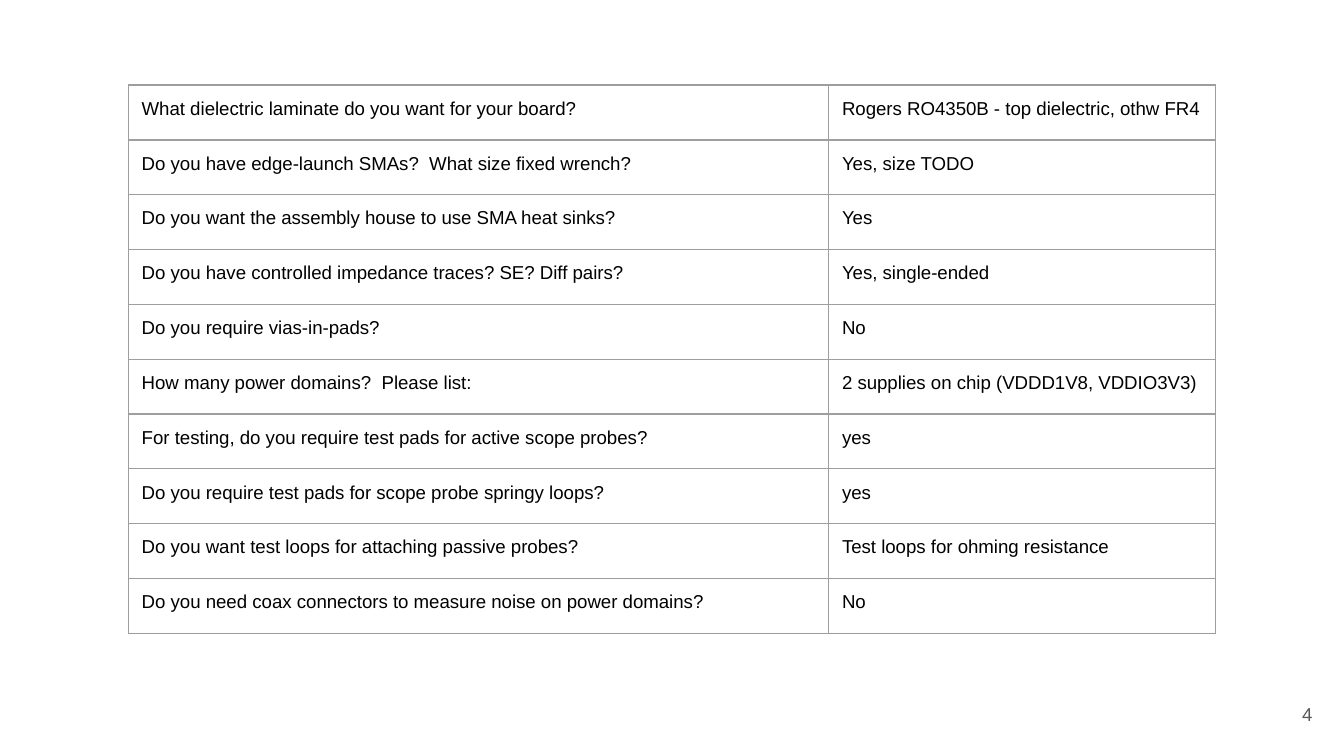
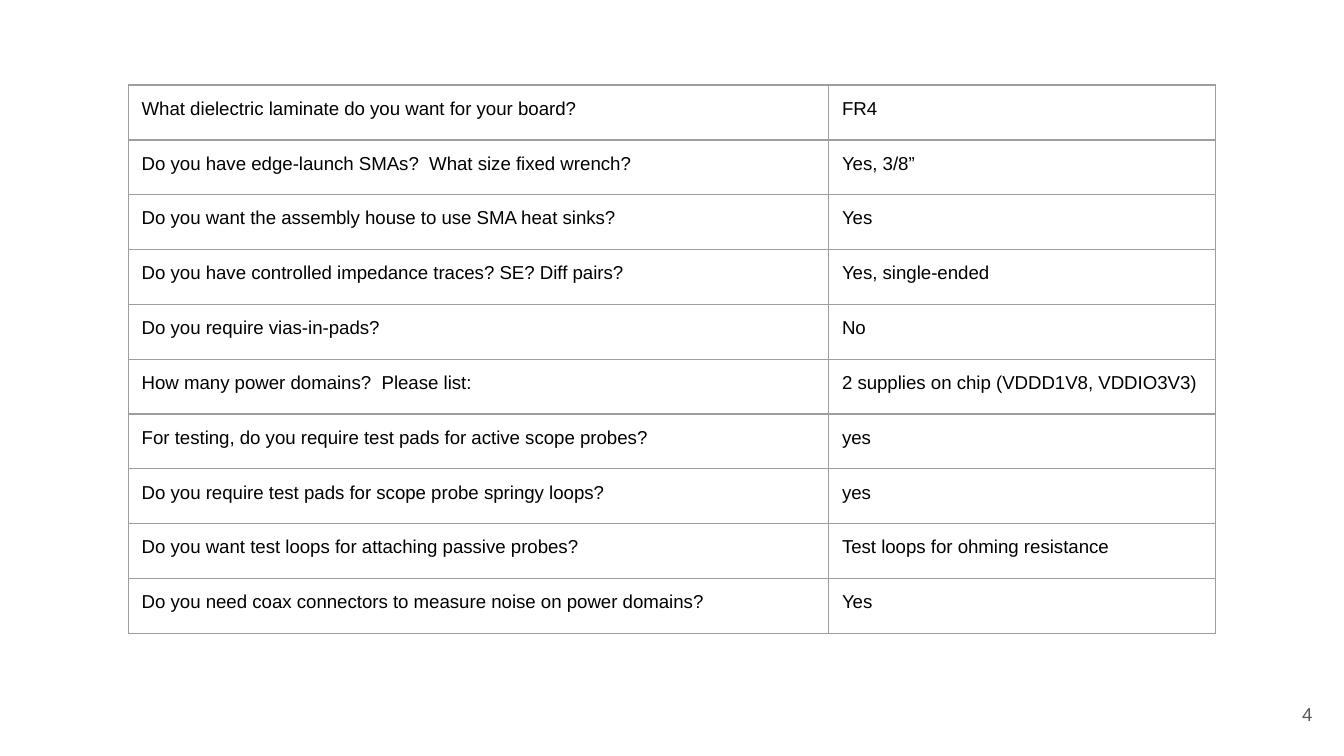
Before and after one commit to rahulk29/stac-pcb, a slide deck: slide 4 of Files_for_TestPlan_BoardPhysicalPlan/Board_Physical_Plan_stac_pcb.pptx. Drawn at 1344x756 pixels with LibreOffice and Linux fonts; fonts in the diff are those of the drawing. Boxes give left, top, right and bottom in pixels: in the first picture for what was removed or moved away, otherwise in the second. Text is boxed around its words. In the diff, an @@ line names an element or a change of style, - is before the commit and + after.

```diff
--- a/Files_for_TestPlan_BoardPhysicalPlan/Board_Physical_Plan_stac_pcb.pptx
+++ b/Files_for_TestPlan_BoardPhysicalPlan/Board_Physical_Plan_stac_pcb.pptx
@@ table at (128, 85, 1215, 633) @@
-row 1, column 2: Rogers RO4350B - top dielectric, othw FR4
+row 1, column 2: FR4
-row 2, column 2: Yes, size TODO
+row 2, column 2: Yes, 3/8”
-row 10, column 2: No
+row 10, column 2: Yes
```
Also in this commit, not shown: 1 other slide changed, 3 other files.
